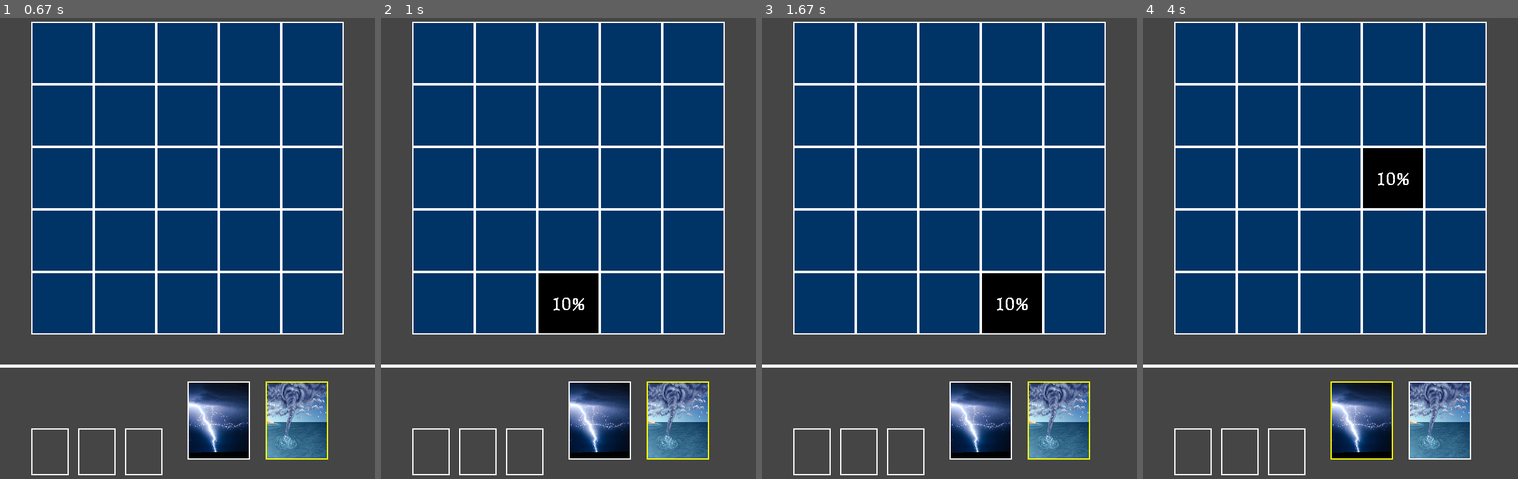
Above: before the commit, frames 1-4 (left to right).
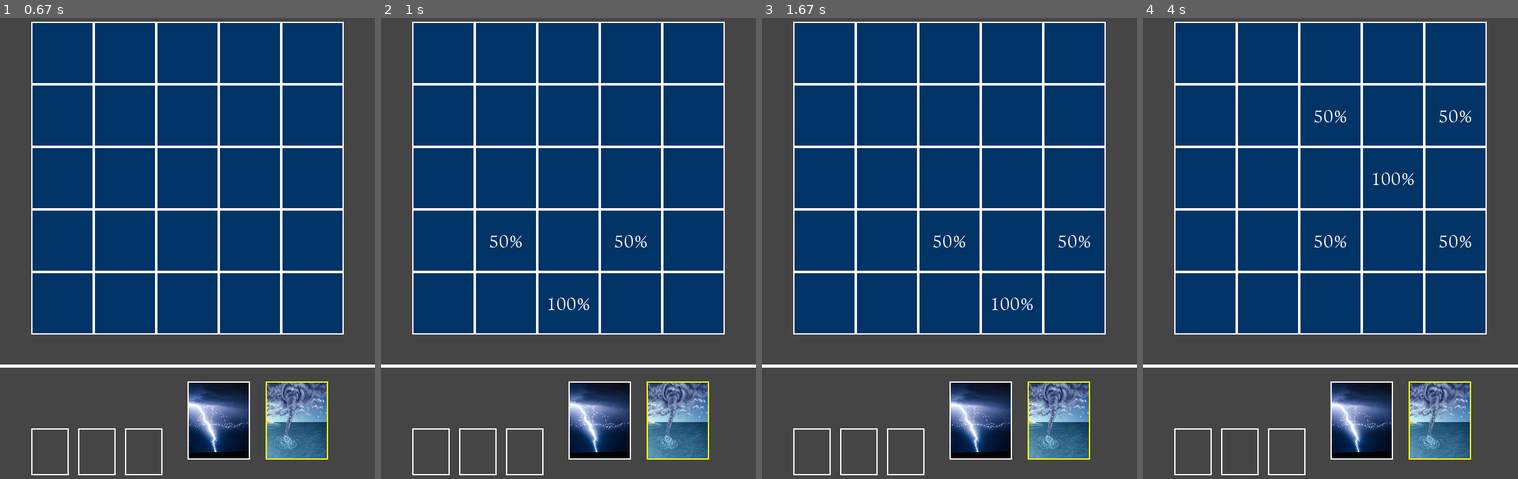
Above: after the commit, the same moments.

Repository: wlsdn2749/Rostark-Transcendence-Simulator
Game: pygame game, started from games/main.py
Two runs of this game, one before a commit and one after it. Both use one fixed random seed, a clock stepped at 60 frames per second and the inputs below.
Inputs (mouse positions are in pixels of both pictures, inside the frame that each line leads up to):
- Up to frame 1 (0.67 s): click (296, 414) at 0.38 s
- Up to frame 2 (1 s): click (568, 271) at 0.72 s
- Up to frame 3 (1.67 s): click (833, 359) at 1.05 s; click (994, 285) at 1.38 s
- Up to frame 4 (4 s): click (1338, 73) at 1.72 s; click (1360, 414) at 2.05 s; click (1319, 156) at 2.38 s; click (1439, 414) at 2.72 s; click (1428, 197) at 3.05 s; click (1446, 230) at 3.38 s; click (1409, 151) at 3.72 s

Frame 1 is identical in both runs. In frame 2, 2.2% of the frame differs, in the area x 29-71%, y 47-69%; in frame 3, 2.2%; in frame 4, 2.8%, in the area x 45-88%, y 19-96%.

Commit message:
add : mouse event and element specific effect range

Diff:
--- a/games/main.py
+++ b/games/main.py
@@ -70,7 +70,6 @@
 waterspout_card = Card(name="waterspout")
 slots[1].assign(screen, waterspout_card)
 
-
 while not game_over:
     for event in pygame.event.get():
         if event.type == pygame.QUIT:
@@ -83,24 +82,40 @@
                 print(x, y, target_tile.enabled)
             elif 300 <= x <= 400 and 625 <= y <= 725:  # ! Slot 0
                 slots[0].toggle_select(screen)
-
+                if slots[1].selected:
+                    slots[1].toggle_select(screen)
             elif 425 <= x <= 525 and 625 <= y <= 725:  # ! Slot 1
                 slots[1].toggle_select(screen)
+                if slots[0].selected:
+                    slots[0].toggle_select(screen)
 
             else:
                 print(x, y)
                 print("바깥쪽")
 
     # 슬롯이 골라졌을때 마우스가 타일 위로 올라감을 감지
+    effect_range = None
     if slots[0].selected or slots[1].selected:
         mouse_pos = pygame.mouse.get_pos()
+
+        # 마우스가 특정 타일 위로 올라갔을 경우 특정 타일과 그 인접 타일 위치를 저장
         for i in range(5):
-            for tile in tiles[i]:
-                if tile.collidepoint(mouse_pos):
-                    tile.show(screen, 10)
-                else:
-                    tile.create(screen)
+            for j in range(5):
+                if tiles[i][j].collidepoint(mouse_pos):
+                    if slots[0].selected:
+                        effect_range = slots[0].card.element.effect_range(i, j)
+                    if slots[1].selected:
+                        effect_range = slots[1].card.element.effect_range(i, j)
 
+                # 모든 타일을 갱신
+                tiles[i][j].create(screen)
+
+        # 표시해야할 타일이 있을 경우 그 위치를 퍼센트 표시
+        if effect_range:
+            for x, y, value in effect_range:
+                if 0 <= x <= 4 and 0 <= y <= 4:
+                    tiles[x][y].show(screen, value)
+                    print(x, y, value)
     # 그린 선 반영
     pygame.display.update()
 
--- a/games/pakeages/gameobject.py
+++ b/games/pakeages/gameobject.py
@@ -8,6 +8,12 @@
 YELLOW = (255, 255, 0)
 DARK_RED = (150, 30, 30)
 TILE1 = (0, 51, 102)
+
+dx = [1, 0, -1, 0]
+dy = [0, 1, 0, -1]
+
+diagonal_x = [-1, 1, -1, 1]  # 대각선 x : 1, 5, 7, 11
+diagonal_y = [-1, 1, 1, -1]  # 대각선 y : 1, 5, 7, 11
 
 pygame.font.init()
 font = pygame.font.Font("./games/fonts/HeirofLightRegular.ttf", 25)
@@ -60,15 +66,38 @@
 
 
 class ThunderStroke(Element):
+    """
+    - 등급 : 일반
+    - 효과 : 선택한 석판 100% **타격**, 가로 세로 1칸 50% **타격**
+    """
+
     def __init__(self) -> None:
         super().__init__()
         self.image = self.get_image("./games/images/thunderstroke.jpg")
+
+    def effect_range(self, x: int, y: int) -> list[tuple[int, int, int]]:
+        range_list = list()
+        range_list.append((x, y, 100))  # 상하좌우 100%
+        for i in range(4):
+            range_list.append((x + dx[i], y + dy[i], 50))  # 상하좌우 한칸씩 50%
+
+        return range_list
 
 
 class WaterSpout(Element):
     def __init__(self) -> None:
         super().__init__()
         self.image = self.get_image("./games/images/waterspout.png")
+
+    def effect_range(self, y: int, x: int) -> list[tuple[int, int, int]]:
+        range_list = list()
+        range_list.append((y, x, 100))  # 상하좌우 100%
+        for i in range(4):
+            range_list.append(
+                (y + diagonal_y[i], x + diagonal_x[i], 50)
+            )  # 상하좌우 한칸씩 50%
+
+        return range_list
 
 
 class Card:
@@ -102,6 +131,7 @@
 
     def assign(self, surface: pygame.surface.Surface, card: Card) -> None:
         card.element.transform(self.width, self.height)
+        self.card: Card = card  # card 등록
         surface.blit(card.element.image, self)
         self.create(surface)  # 테두리 다시 그려주기
 
